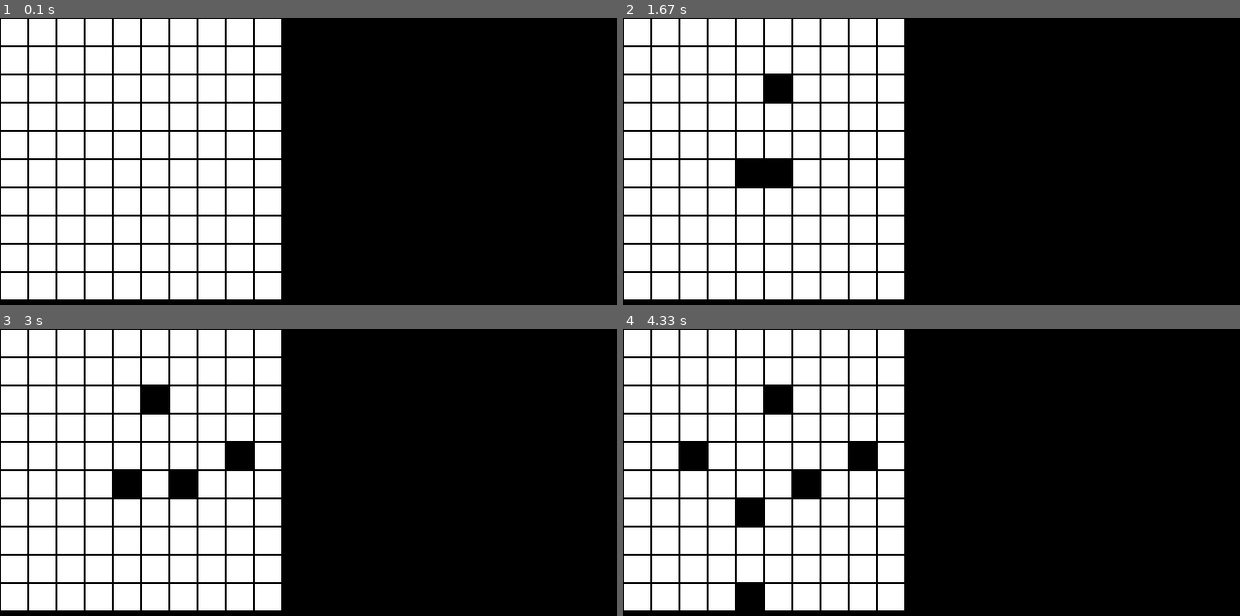
Above: before the commit, frames 1-4 (two rows, left to right).
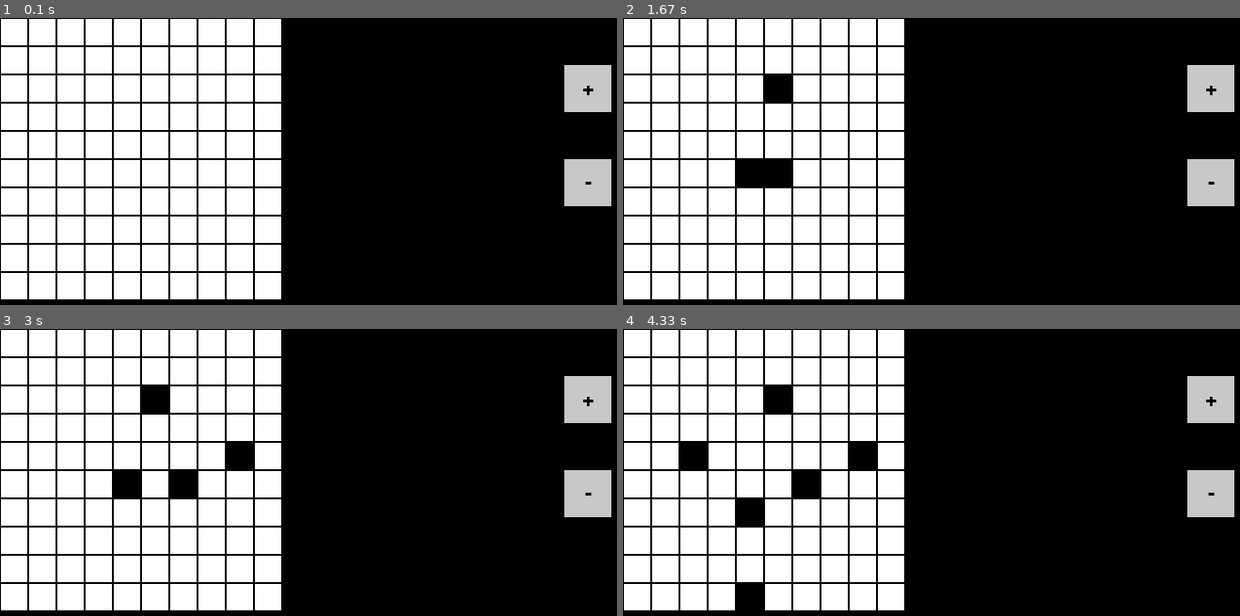
Above: after the commit, the same moments.

Repository: Diego-ipt/Pygame_nonograma
Game: pygame game, started from creador/creador.py
Two runs of this game, one before a commit and one after it. Both use one fixed random seed, a clock stepped at 60 frames per second and the inputs below.
Inputs (mouse positions are in pixels of both pictures, inside the frame that each line leads up to):
- Up to frame 1 (0.1 s): no input
- Up to frame 2 (1.67 s): click (764, 158) at 0.38 s; click (956, 284) at 0.72 s; click (746, 181) at 1.05 s; click (777, 78) at 1.38 s
- Up to frame 3 (3 s): click (172, 472) at 1.72 s; click (141, 469) at 2.55 s; click (234, 466) at 2.88 s
- Up to frame 4 (4.33 s): click (703, 461) at 3.22 s; click (740, 610) at 3.55 s; click (746, 504) at 3.88 s; click (758, 472) at 4.22 s

The runs differ from the first frame. In frame 1, 2.5% of the frame differs, in the area x 91-100%, y 16-66%; in frame 2, 2.5%; in frame 3, 2.5%; in frame 4, 2.5%.

Commit message:
implementacion grafica de botones, funcionan correctamente

Diff:
--- a/creador/creador.py
+++ b/creador/creador.py
@@ -50,6 +50,7 @@
         self.rect = pygame.Rect(x, y, width, height)
         self.text = text
         self.action = action
+        self.font = pygame.font.Font(None, 32)
 
     def draw(self, surface):
         pygame.draw.rect(surface, SettingsManager.BUTTON_COLOR.value, self.rect)
@@ -90,7 +91,13 @@
             if event.type == pygame.QUIT:
                 self.running = False
             elif event.type == pygame.MOUSEBUTTONDOWN and event.button == 1:
-                self.board.handle_click(event.pos)
+                pos = event.pos
+                if pos[0] < self.grid_size * self.cell_size:
+                    self.board.handle_click(event.pos)
+                else:
+                    for button in self.size_buttons:
+                        if button.isClicked(pos):
+                            button.action()
 
     def run(self):
         while self.running:
@@ -98,6 +105,8 @@
             self.handle_events()
             self.window.fill(SettingsManager.BACKGROUND_COLOR.value)
             self.board.draw(self.window)
+            for button in self.size_buttons:
+                button.draw(self.window)
             pygame.display.flip()
         pygame.quit()
 
